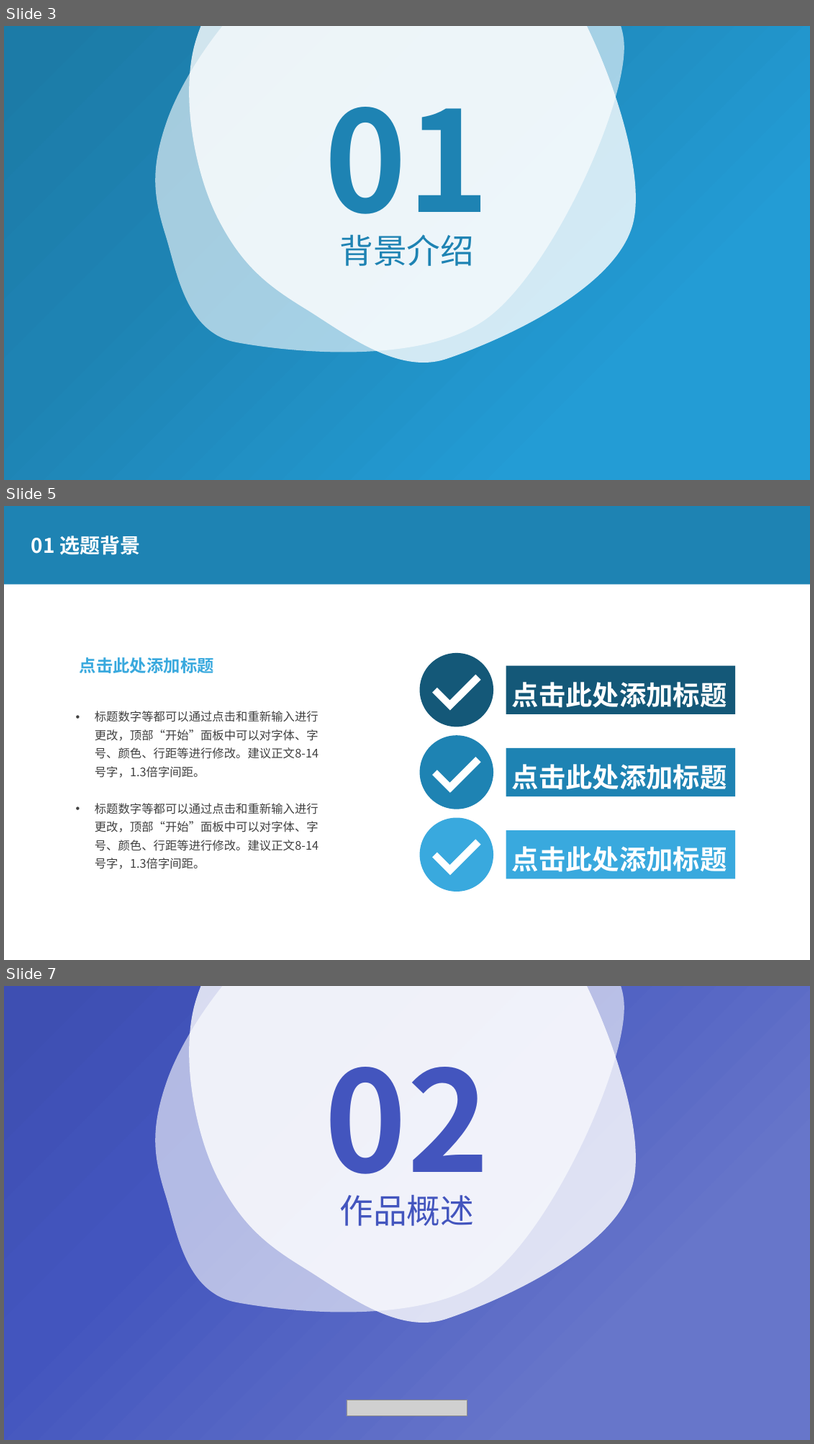
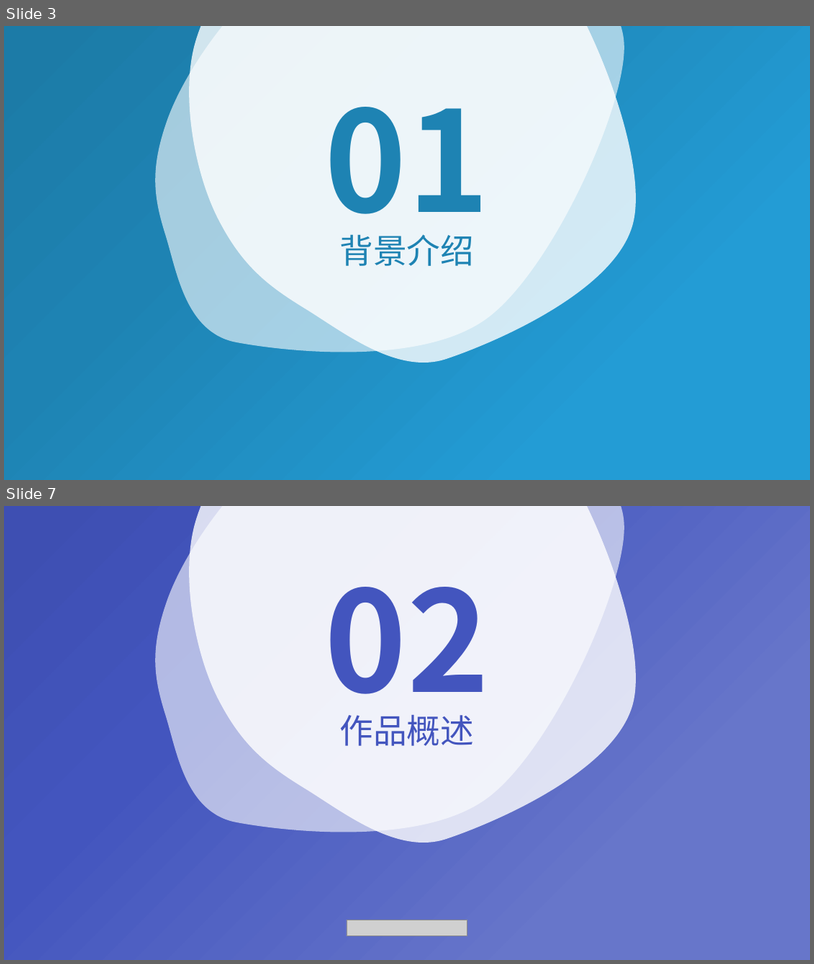
Before and after one commit to cahhbwy/Graduation_Design, a slide deck: PB13011058-王悦.pptx. Shown one above the other, each under a label of ours: slides 3, 5 and 7 before the commit, slides 3 and 7 after it; the slides between them are not shown. The pictures are 814x1444 and 814x964 pixels, drawn with LibreOffice and Linux fonts; fonts in the diff are those of the drawing; grey boxes stand for pictures. Boxes give left, top, right and bottom in pixels: in the first picture for what was removed or moved away, otherwise in the second. Text is boxed around its words. In the diff, an @@ line names an element or a change of style, - is before the commit and + after.

```diff
--- a/PB13011058-王悦.pptx
+++ b/PB13011058-王悦.pptx
@@ slide 5 removed at bbox=[4, 506, 810, 960], background #1E83B3 @@
@@ text removed at bbox=[31, 536, 140, 555] @@
-01 选题背景
@@ rectangle removed at bbox=[4, 584, 810, 960] @@
@@ ellipse removed at bbox=[420, 653, 494, 727] @@
@@ text removed at bbox=[80, 657, 214, 673] @@
-点击此处添加标题
@@ corner removed at bbox=[432, 662, 481, 710] @@
@@ rectangle removed at bbox=[506, 666, 736, 714] @@
-点击此处添加标题
@@ text removed at bbox=[95, 710, 319, 869] @@
-• 标题数字等都可以通过点击和重新输入进行更改，顶部“开始”面板中可以对字体、字号、颜色、行距等进行修改。建议正文8-14号字，1.3倍字间距。
-• 标题数字等都可以通过点击和重新输入进行更改，顶部“开始”面板中可以对字体、字号、颜色、行距等进行修改。建议正文8-14号字，1.3倍字间距。
@@ ellipse removed at bbox=[420, 735, 494, 809] @@
@@ corner removed at bbox=[432, 744, 481, 793] @@
@@ rectangle removed at bbox=[506, 748, 736, 796] @@
-点击此处添加标题
@@ ellipse removed at bbox=[420, 818, 494, 891] @@
@@ corner removed at bbox=[432, 826, 481, 875] @@
@@ rectangle removed at bbox=[506, 830, 736, 879] @@
-点击此处添加标题
```
Also in this commit, not shown: 3 slides changed, 1 slide added.
